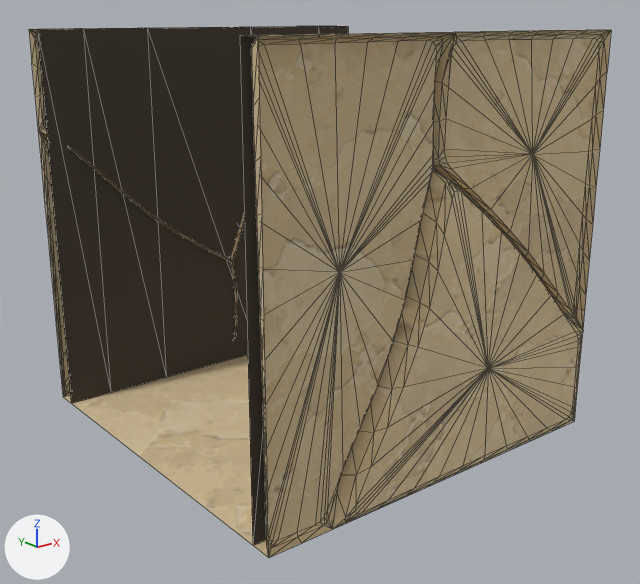
A saved change to the glTF model assets/custom/models/ground_modules/ground_square_strip_09.glb.
One viewpoint serves both versions: a 50 mm lens placed at (-0.878, -1.261, 1.035), pointed at (0.489, 0.447, 0.351). Lighting does not change. The marker at lower left points along +X, +Y and +Z. The picture after the commit comes second. Mesh edges are drawn as thin lines. Vertices at exactly the same position are counted once.

Names of what the first picture shows: 'GroundSquareStrip09_Body'.
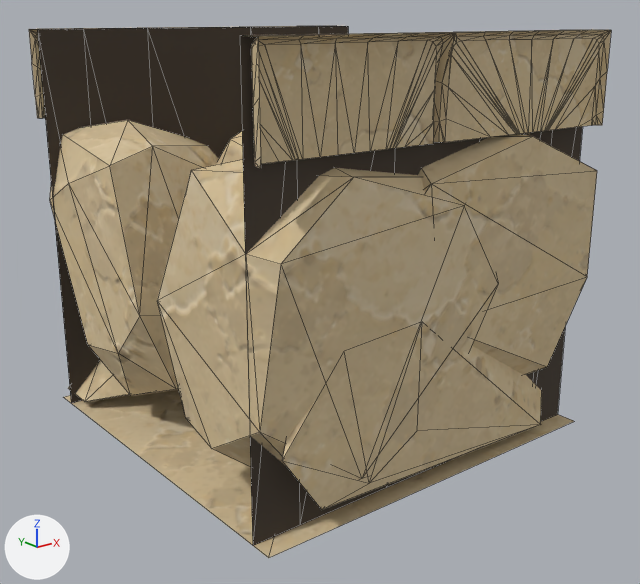
Boxes [x1, y1, x2, y2] around the edits, measured in the pictures (640 x 584 px):
part 1 of me_groundsquarestrip09_bodymesh, added (beige): after [50, 120, 219, 396]
part 2 of me_groundsquarestrip09_bodymesh, added (beige): after [157, 160, 498, 480]
part 3 of me_groundsquarestrip09_bodymesh, added (brown): after [418, 134, 597, 375]
part 4 of me_groundsquarestrip09_bodymesh, added (beige): after [217, 131, 243, 165]
part 5 of me_groundsquarestrip09_bodymesh, added (brown): after [282, 346, 542, 510]
part 6 of me_groundsquarestrip09_bodymesh, added (beige): after [68, 360, 130, 402]
part 7 of me_groundsquarestrip09_bodymesh, cut back (mostly hidden afterwards): before [35, 94, 244, 397]; after [35, 94, 45, 118]
part 8 of me_groundsquarestrip09_bodymesh, reshaped: before [255, 38, 604, 558]; after [255, 38, 604, 168]

Diff of the bpy script that builds the scene:
```diff
--- a/assets/custom/models/ground_modules/ground_square_strip_09.glb.py
+++ b/assets/custom/models/ground_modules/ground_square_strip_09.glb.py
@@ me_groundsquarestrip09_bodymesh @@
 # used by ob_groundsquarestrip09_body; location = (0.0, 0.0, 0.0)
-me_groundsquarestrip09_bodymesh.from_pydata(...)  # 636 vertices, 1159 faces; spans x 0.0..1.0, y -0.017..1.012, z 0.0..1.0
+me_groundsquarestrip09_bodymesh.from_pydata(...)  # 444 vertices, 688 faces; spans x 0.0..1.0, y 0.0..1.0, z 0.0..1.0
+# me_groundsquarestrip09_bodymesh part 1: a new loose piece of 23 vertices spanning x 0.003..0.63, y 0.505..0.997, z 0.023..0.774, in mat_sandstone_plate_13_008
+# me_groundsquarestrip09_bodymesh part 2: a new loose piece of 22 vertices spanning x 0.001..0.722, y 0.001..0.432, z 0.021..0.776, in mat_sandstone_plate_13_008
+# me_groundsquarestrip09_bodymesh part 3: a new loose piece of 21 vertices spanning x 0.279..0.998, y 0.002..0.366, z 0.09..0.775, in mat_sandstone_plate_13_008
+# me_groundsquarestrip09_bodymesh part 4: a new loose piece of 21 vertices spanning x 0.289..0.998, y 0.578..0.998, z 0.022..0.775, in mat_sandstone_plate_13_008
+# me_groundsquarestrip09_bodymesh part 5: a new loose piece of 21 vertices spanning x 0.04..0.996, y 0.004..0.353, z 0.024..0.407, in mat_sandstone_plate_13_008
+# me_groundsquarestrip09_bodymesh part 6: a new loose piece of 20 vertices spanning x 0.012..0.996, y 0.731..0.996, z 0.024..0.472, in mat_sandstone_plate_13_008
+# me_groundsquarestrip09_bodymesh part 7: 1 vertex moved from x 0.01, y 0.992, z 0.771 to x 0.012, y 0.991, z 0.78; 215 vertices removed from x 0.0..1.0, y 0.93..1.012, z 0.0..0.773; 55 vertices added at x 0.0..1.0, y 0.93..1.0, z 0.78
+# me_groundsquarestrip09_bodymesh part 8: 1 vertex moved from x 0.014, y 0.039, z 0.772 to x 0.014, y 0.038, z 0.78; 212 vertices removed from x 0.0..1.0, y -0.017..0.069, z 0.0..0.766; 52 vertices added at x 0.0..1.0, y 0.0..0.07, z 0.78
 me_groundsquarestrip09_bodymesh.materials.append(mat_sandstone_plate_1_008)
-me_groundsquarestrip09_bodymesh.materials.append(mat_sandstone_plate_2_008)
 me_groundsquarestrip09_bodymesh.materials.append(mat_sandstone_plate_3_008)
 me_groundsquarestrip09_bodymesh.materials.append(mat_sandstone_plate_7_008)
-me_groundsquarestrip09_bodymesh.materials.append(mat_sandstone_plate_8_008)
 me_groundsquarestrip09_bodymesh.materials.append(mat_sandstone_plate_9_008)
```
